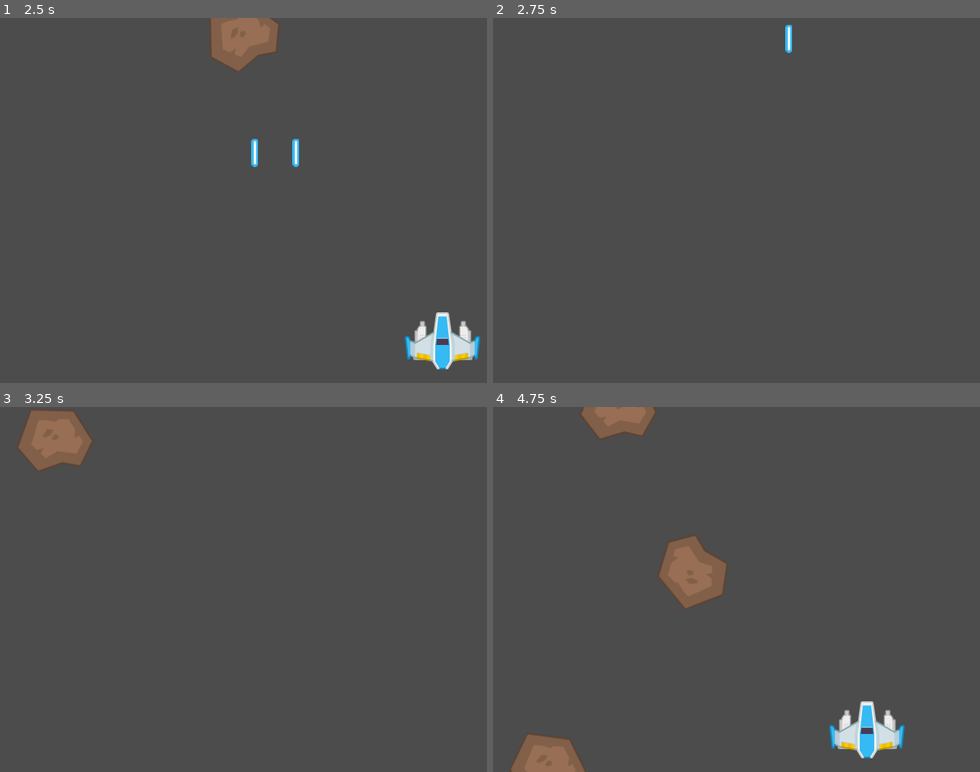
Above: before the commit, frames 1-4 (two rows, left to right).
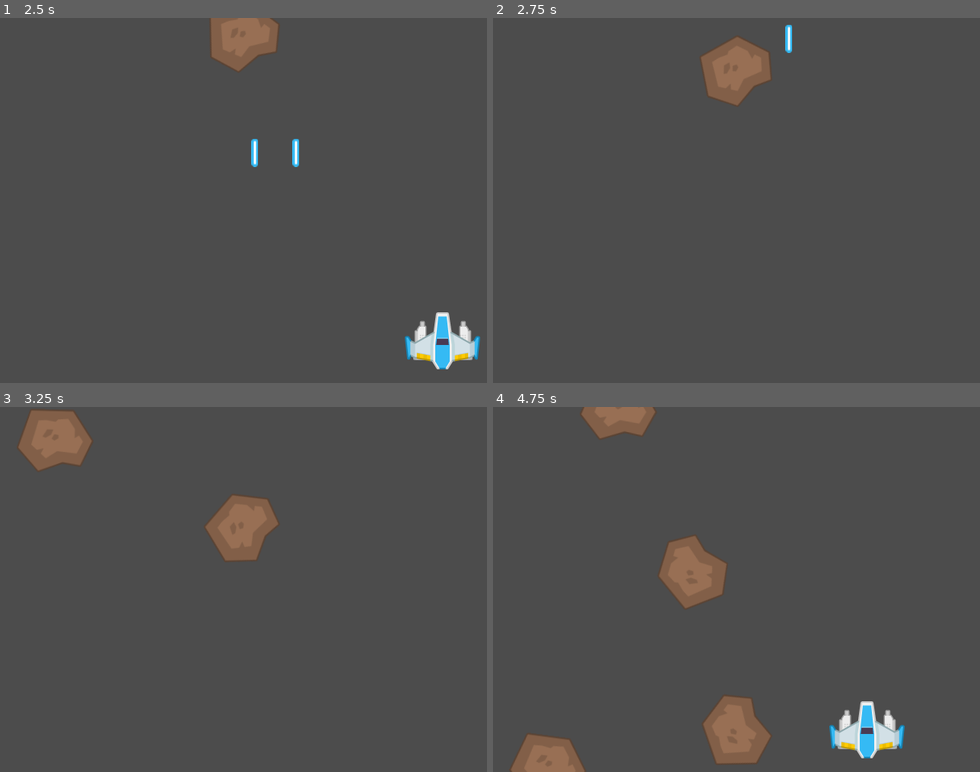
Above: after the commit, the same moments.

Repository: VitorRodrigues/SpaceRescue-Godot
Game: Godot game, scene res://Level1.tscn
Two runs of this game, one before a commit and one after it. Both use one fixed random seed, a clock stepped at 60 frames per second and the inputs below.
Inputs:
- Up to frame 1 (2.5 s): tap Enter at 0.5 s; hold Right (ui_right) 0.53-1.28 s; tap Space (fire) at 0.6, 1.35, 2.1 s; hold Left (ui_left) 1.28-2.03 s; hold Right (ui_right) from 2.03 s (still down)
- Up to frame 2 (2.75 s): keep holding Right (ui_right)
- Up to frame 3 (3.25 s): keep holding Right (ui_right); tap Space (fire) at 2.85 s
- Up to frame 4 (4.75 s): release Right (ui_right) at 3.53 s; hold Left (ui_left) from 3.53 s (still down); tap Space (fire) at 3.6, 4.35 s

Frame 1 is identical in both runs. In frame 2, 1.8% of the frame differs, in the area x 42-58%, y 5-25%; in frame 3, 1.9%, in the area x 42-58%, y 23-43%; in frame 4, 1.9%.

Commit message:
Apply power to shot when hitting meteor

Diff:
--- a/Scripts/Fire.gd
+++ b/Scripts/Fire.gd
@@ -2,7 +2,7 @@
 class_name Fire
 
 # ---- VARIABLES -----
-export var power = 50
+export var power = 250
 export var speed = 600
 
 # ---- PROCESSING -----
@@ -18,7 +18,7 @@
 func _on_fire_area_entered(area):
 	hit()
 	if area.is_in_group(Game.ENEMY_GROUP):
-		area.hit()
+		area.hit(power)
 
 # ---- FUNCTIONS -----
 func hit():
--- a/Scripts/Meteor.gd
+++ b/Scripts/Meteor.gd
@@ -5,7 +5,7 @@
 # ---- VARIABLES -----
 export var speed = 300
 export var rotation_speed = 2
-export var life = 4
+export var life = 400
 var rot = 0
 
 # ---- PROCESSING -----
@@ -23,5 +23,10 @@
 	pass
 
 # ---- FUNCTIONS -----
-func hit():
+func hit(power):
+	life -= power
+	if life <= 0:
+		die()
+
+func die():
 	queue_free()
